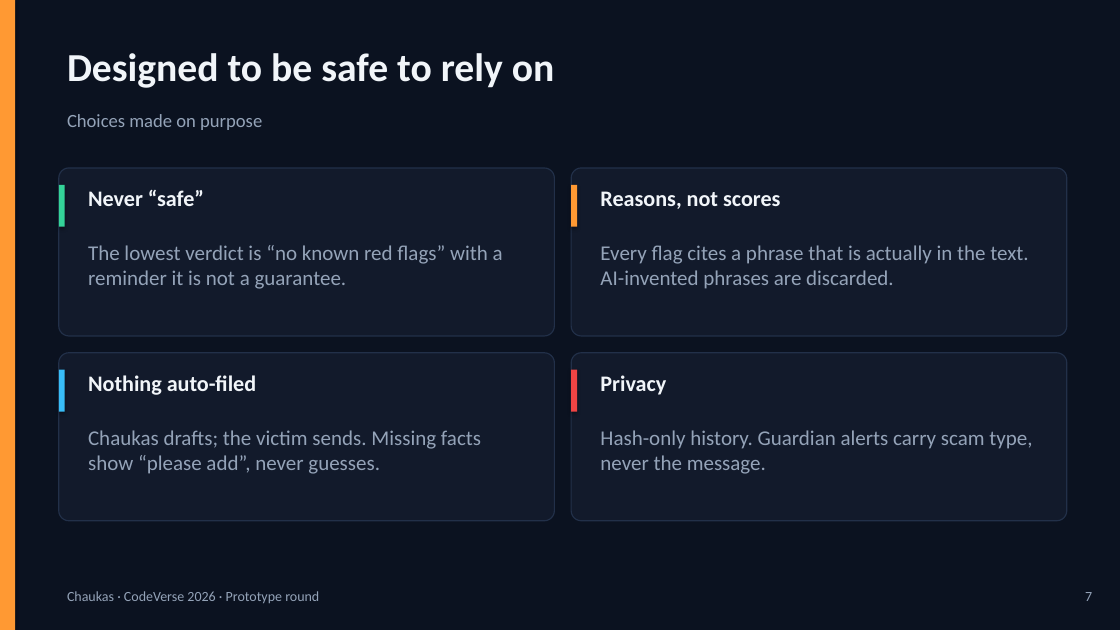
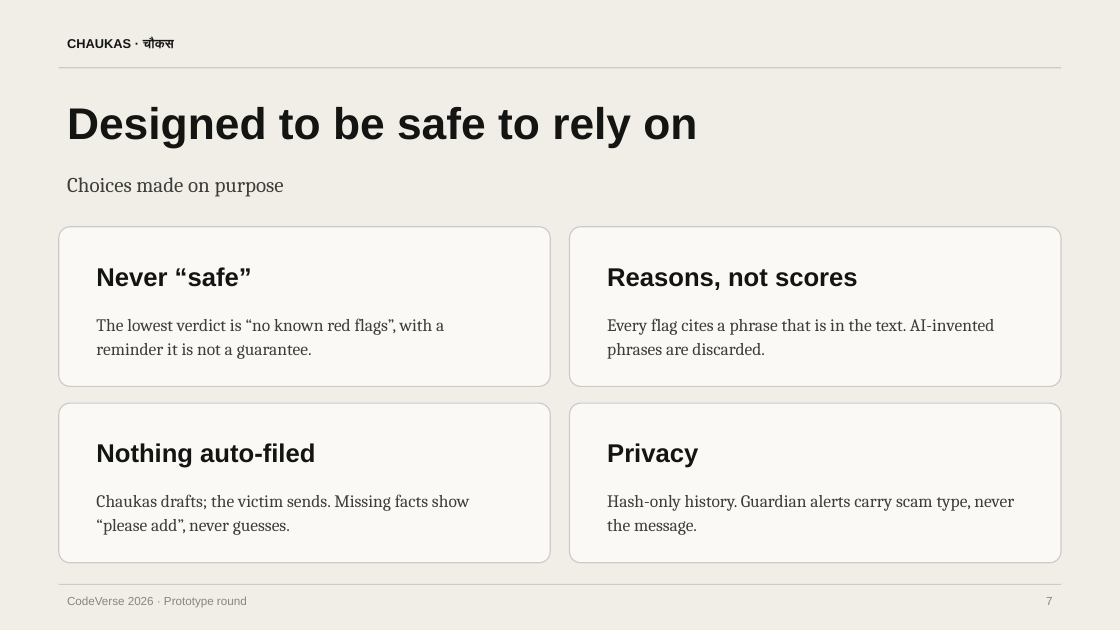
Before and after one commit to Kavaykhurana/chaukas, a slide deck: slide 7 of docs/Chaukas_Prototype_Deck.pptx. Drawn at 1120x630 pixels with LibreOffice and Linux fonts; fonts in the diff are those of the drawing. Boxes give left, top, right and bottom in pixels: in the first picture for what was removed or moved away, otherwise in the second. Text is boxed around its words. In the diff, an @@ line names an element or a change of style, - is before the commit and + after.

```diff
--- a/docs/Chaukas_Prototype_Deck.pptx
+++ b/docs/Chaukas_Prototype_Deck.pptx
@@ rectangle at [0,0,1120,630]: fill #0B1220 to #F0EEE6; shadow off @@
@@ rectangle removed at [0,0,15,630] @@
@@ text added at [67,38,174,48], 11 pt, text #141413, bold @@
+CHAUKAS · चौकस
@@ text "Designed to be safe to ...": place and size @@
-text "Designed to be safe to ..." at [67,53,555,88]
+text "Designed to be safe to ..." at [67,107,697,147]
@@ text "Designed to be safe to ..." at [67,107,697,147]: size 34 to 38 pt, font Calibri to Arial, text colour #F1F5F9 to #141413; line spacing 1 to 1.05; more space between paragraphs @@
@@ rectangle added at [59,67,1061,68], fill #CCCBC8 @@
@@ text "Choices made on purpose": place and size @@
-text "Choices made on purpose" at [67,114,262,130]
+text "Choices made on purpose" at [67,177,284,197]
@@ text "Choices made on purpose" at [67,177,284,197]: size 16 to 18 pt, font Calibri to Cambria, text colour #94A3B8 to #3D3D3A; line spacing 1 to 1.15; more space between paragraphs @@
@@ rectangle removed at [59,185,65,227] @@
@@ rectangle removed at [571,185,577,227] @@
@@ rounded rectangle: place and size @@
-rounded rectangle at [59,168,555,336]
+rounded rectangle at [59,227,550,386]
@@ fill #121A2B to #FAF9F5; outline #223049 1 pt to #CCCBC8 1 pt; proportions changed in 4 elements at [59,403,550,563], [570,403,1061,563], [59,227,550,386], [570,227,1061,386] @@
@@ rounded rectangle: place and size @@
-rounded rectangle at [571,168,1067,336]
+rounded rectangle at [570,227,1061,386]
@@ size 19 to 22 pt, font Calibri to Arial, text colour #F1F5F9 to #141413; line spacing 1 to 1.15; more space between paragraphs in 4 elements at [607,268,858,290], [96,443,315,468], [607,443,698,468], [96,267,252,287] @@
@@ text "Never “safe”": place and size @@
-text "Never “safe”" at [88,190,204,206]
+text "Never “safe”" at [96,267,252,287]
@@ text "Reasons, not scores": place and size @@
-text "Reasons, not scores" at [600,191,780,209]
+text "Reasons, not scores" at [607,268,858,290]
@@ text at [96,318,444,359]: text changed; size 18 to 15 pt; font Calibri to Cambria; text colour #94A3B8 to #3D3D3A @@
-The lowest verdict is “no known red flags” with a reminder it is not a guarantee.
+The lowest verdict is “no known red flags”, with a reminder it is not a guarantee.
@@ text at [607,318,994,359]: text changed; size 18 to 15 pt; font Calibri to Cambria; text colour #94A3B8 to #3D3D3A @@
-Every flag cites a phrase that is actually in the text. AI-invented phrases are discarded.
+Every flag cites a phrase that is in the text. AI-invented phrases are discarded.
@@ rectangle removed at [59,370,65,412] @@
@@ rectangle removed at [571,370,577,412] @@
@@ rounded rectangle: place and size @@
-rounded rectangle at [59,353,555,521]
+rounded rectangle at [59,403,550,563]
@@ rounded rectangle: place and size @@
-rounded rectangle at [571,353,1067,521]
+rounded rectangle at [570,403,1061,563]
@@ text "Nothing auto-filed": place and size @@
-text "Nothing auto-filed" at [88,375,256,395]
+text "Nothing auto-filed" at [96,443,315,468]
@@ text "Privacy": place and size @@
-text "Privacy" at [600,375,666,395]
+text "Privacy" at [607,443,698,468]
@@ text "Chaukas drafts; the victim sends. ...": place and size @@
-text "Chaukas drafts; the victim sends. ..." at [88,430,481,474]
+text "Chaukas drafts; the victim sends. ..." at [96,494,469,535]
@@ text "Chaukas drafts; the victim sends. ..." at [96,494,469,535]: size 18 to 15 pt, font Calibri to Cambria, text colour #94A3B8 to #3D3D3A; line spacing 1 to 1.15; more space between paragraphs @@
@@ text "Hash-only history. Guardian alerts carry ..." at [607,495,1014,535]: size 18 to 15 pt, font Calibri to Cambria, text colour #94A3B8 to #3D3D3A; line spacing 1 to 1.15; more space between paragraphs @@
@@ text "Hash-only history. Guardian alerts carry ...": place and size @@
-text "Hash-only history. Guardian alerts carry ..." at [600,430,1032,474]
+text "Hash-only history. Guardian alerts carry ..." at [607,495,1014,535]
@@ rectangle added at [59,584,1061,585], fill #CCCBC8 @@
@@ text at [67,596,247,607]: text changed; size 12 to 10 pt; font Calibri to Arial; text colour #94A3B8 to #87867F @@
-Chaukas · CodeVerse 2026 · Prototype round
+CodeVerse 2026 · Prototype round
@@ text "7": place and size @@
-text "7" at [1085,592,1092,601]
+text "7" at [1046,597,1052,605]
@@ text "7" at [1046,597,1052,605]: size 12 to 10 pt, font Calibri to Arial, text colour #94A3B8 to #87867F; line spacing 1 to 1.15; more space between paragraphs @@
```
Also in this commit, not shown: 8 other slides changed, 1 other file.
